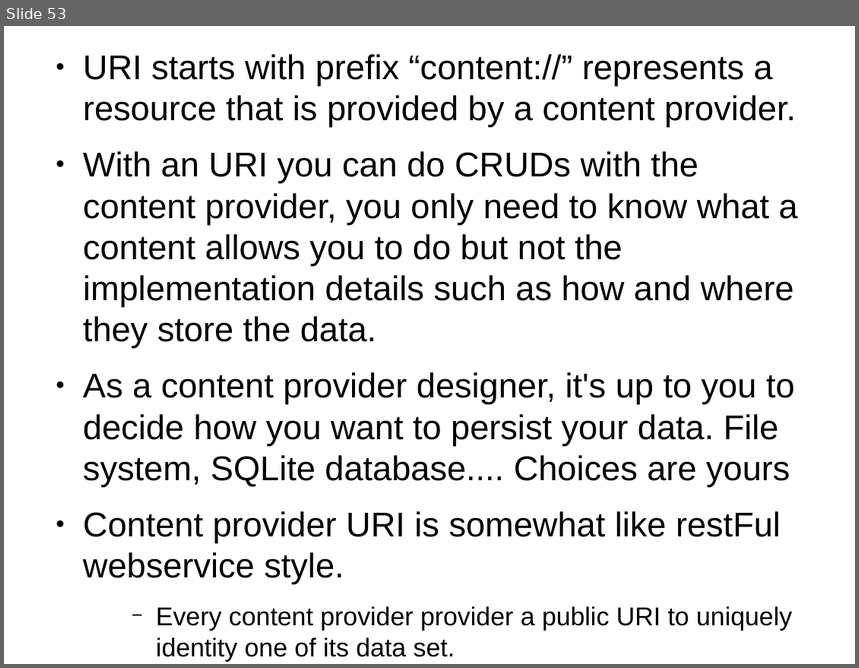
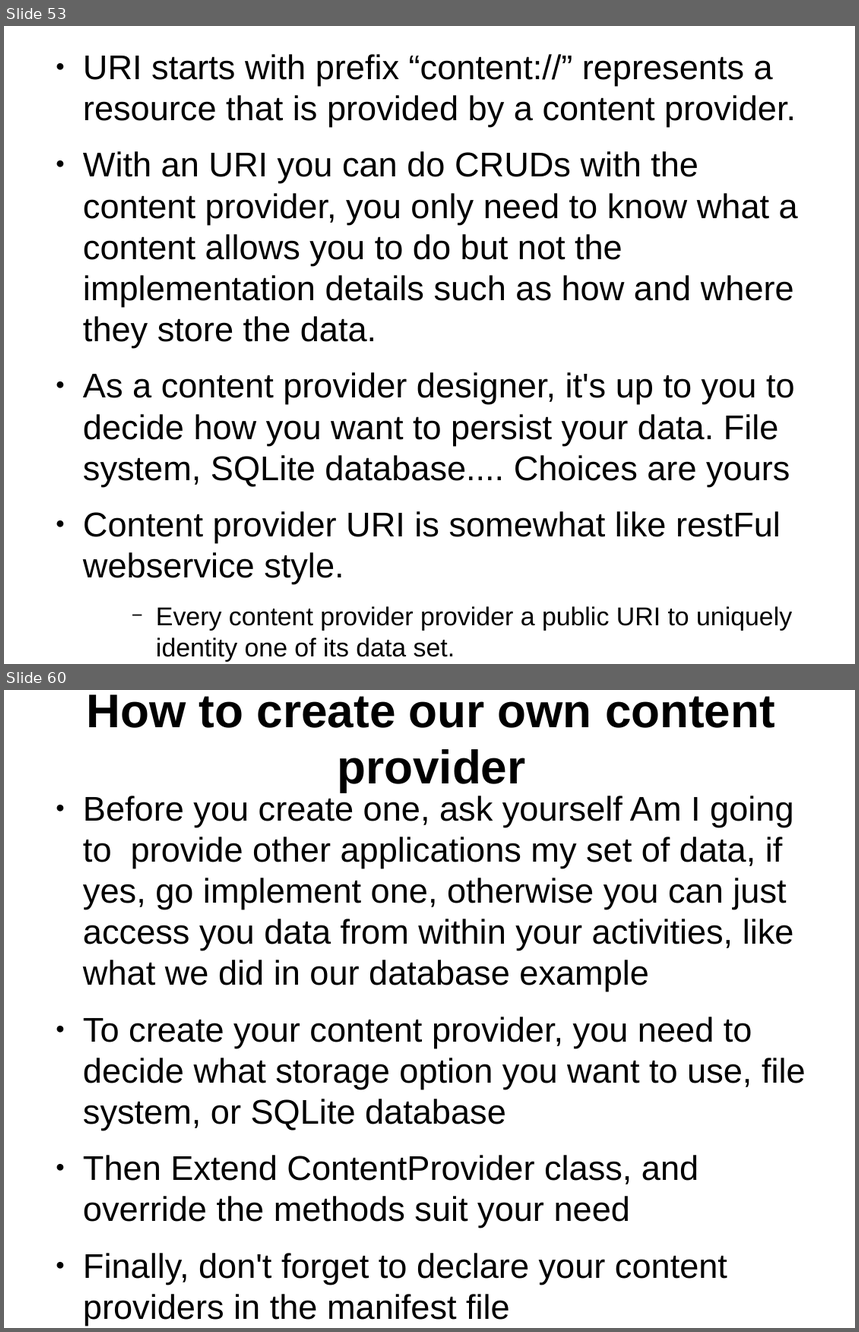
Before and after one commit to thegreatdao/testa, a slide deck: assets/android2.odp. Shown one above the other, each under a label of ours: slide 53 before the commit, slides 53 and 60 after it; the slides between them are not shown. The pictures are 859x668 and 859x1332 pixels, drawn with LibreOffice and Linux fonts; fonts in the diff are those of the drawing. Boxes give left, top, right and bottom in pixels: in the first picture for what was removed or moved away, otherwise in the second. Text is boxed around its words. In the diff, an @@ line names an element or a change of style, - is before the commit and + after.

Commit message:
added content provider description need to add example

```diff
--- a/assets/android2.odp
+++ b/assets/android2.odp
@@ slide 60 added at [4, 690, 855, 1328], background #FFFFFF @@
@@ title added at [87, 695, 775, 792], 44 pt, text #000000, bold @@
+How to create our own content provider
@@ text added at [83, 796, 806, 1326], 32 pt, text #000000 @@
+● Before you create one, ask yourself Am I going to provide other applications my set of data, if yes, go implement one, otherwise you can just access you data from within your activities, like what we did in our database example
+● To create your content provider, you need to decide what storage option you want to use, file system, or SQLite database
+● Then Extend ContentProvider class, and override the methods suit your need
+● Finally, don't forget to declare your content providers in the manifest file
```
Also in this commit, not shown: 1 slide changed, 9 other slides added, 4 other files.
